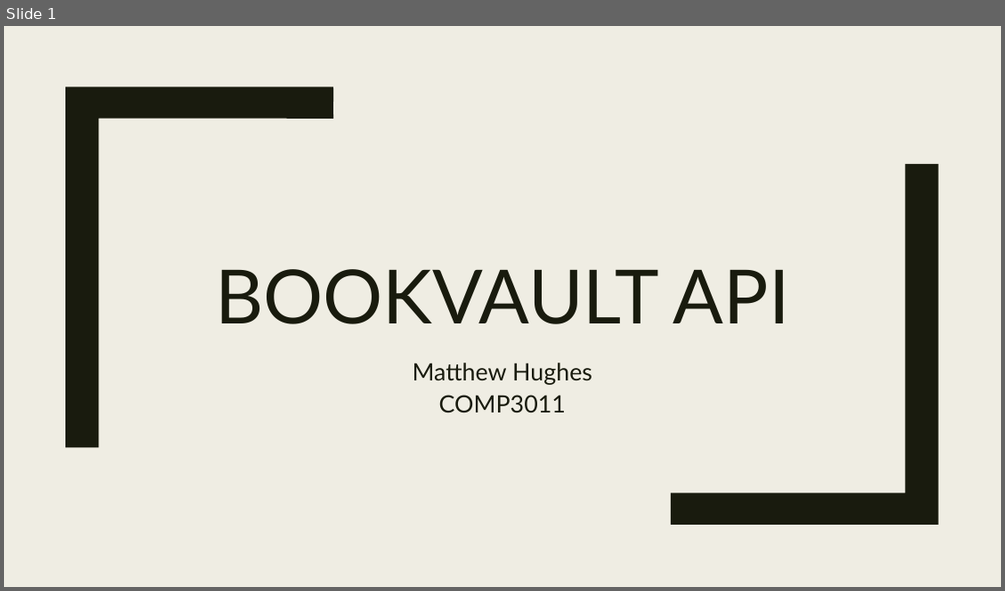
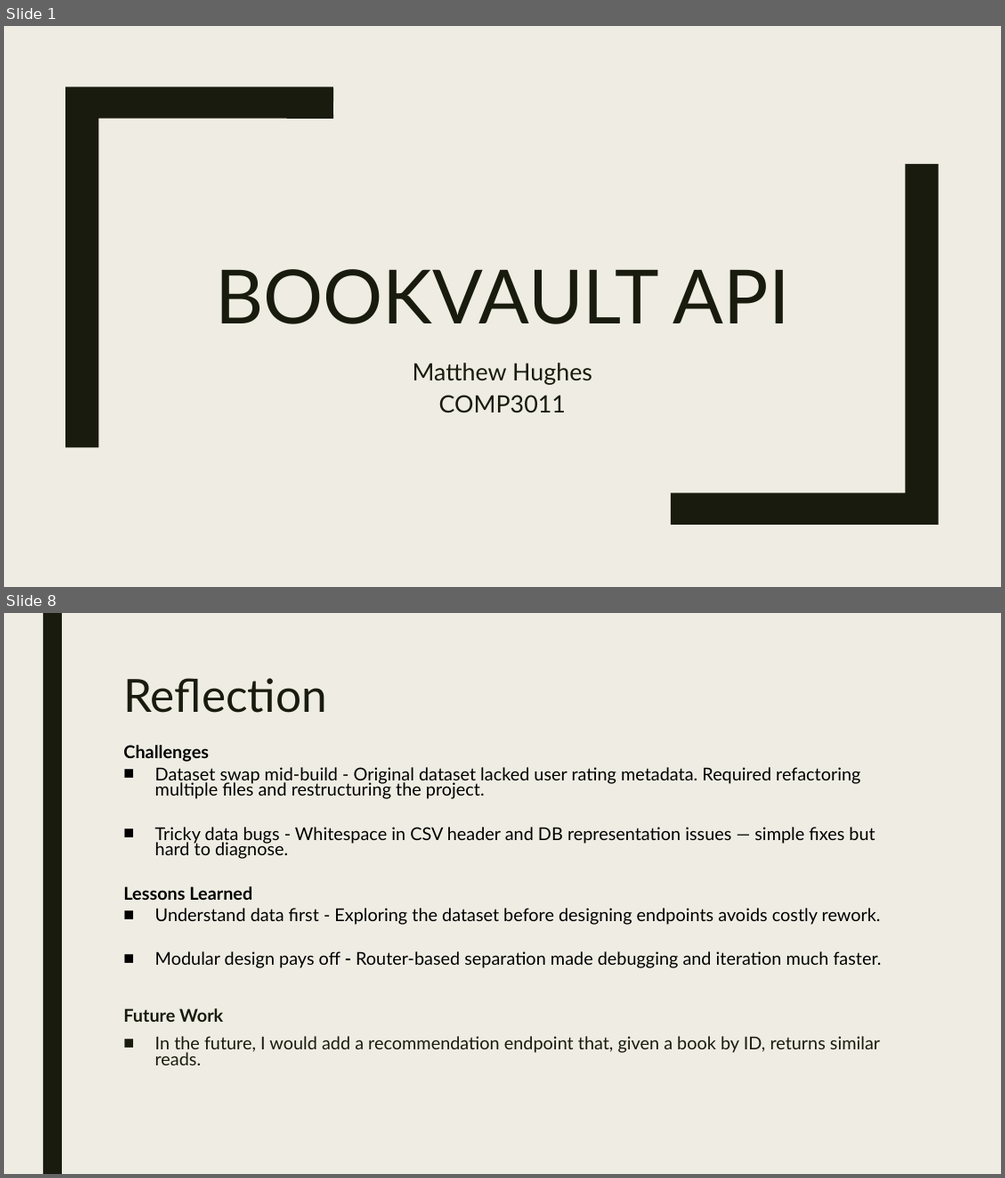
Before and after one commit to mattyh867/bookvault-api, a slide deck: Presentation.pptx. Shown one above the other, each under a label of ours: slide 1 before the commit, slides 1 and 8 after it; the slides between them are not shown. The pictures are 1005x591 and 1005x1178 pixels, drawn with LibreOffice and Linux fonts; fonts in the diff are those of the drawing. Boxes give left, top, right and bottom in pixels: in the first picture for what was removed or moved away, otherwise in the second. Text is boxed around its words. In the diff, an @@ line names an element or a change of style, - is before the commit and + after.

```diff
--- a/Presentation.pptx
+++ b/Presentation.pptx
@@ slide 8 added at (x1=4, y1=613, x2=1001, y2=1174), background #EFEDE3 @@
@@ rectangle added at (x1=43, y1=613, x2=62, y2=1174), fill #191B0E @@
@@ title added at (x1=123, y1=678, x2=327, y2=713), 44 pt, text #191B0E @@
+Reflection
@@ text added at (x1=123, y1=745, x2=882, y2=1065), 17 pt, text #000000 @@
+Challenges
+■ Dataset swap mid-build - Original dataset lacked user rating metadata. Required refactoring multiple files and restructuring the project.
+■ Tricky data bugs - Whitespace in CSV header and DB representation issues — simple fixes but hard to diagnose.
+Lessons Learned
+■ Understand data first - Exploring the dataset before designing endpoints avoids costly rework.
+■ Modular design pays off - Router-based separation made debugging and iteration much faster.
+Future Work
+■ In the future, I would add a recommendation endpoint that, given a book by ID, returns similar reads.
```
Also in this commit, not shown: 5 slides changed, 1 other slide added.
